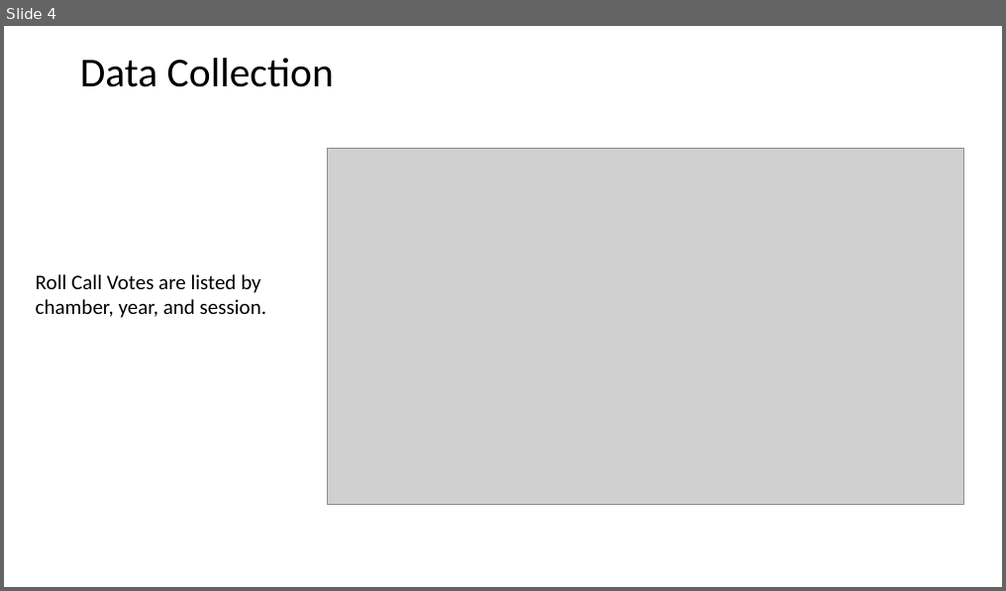
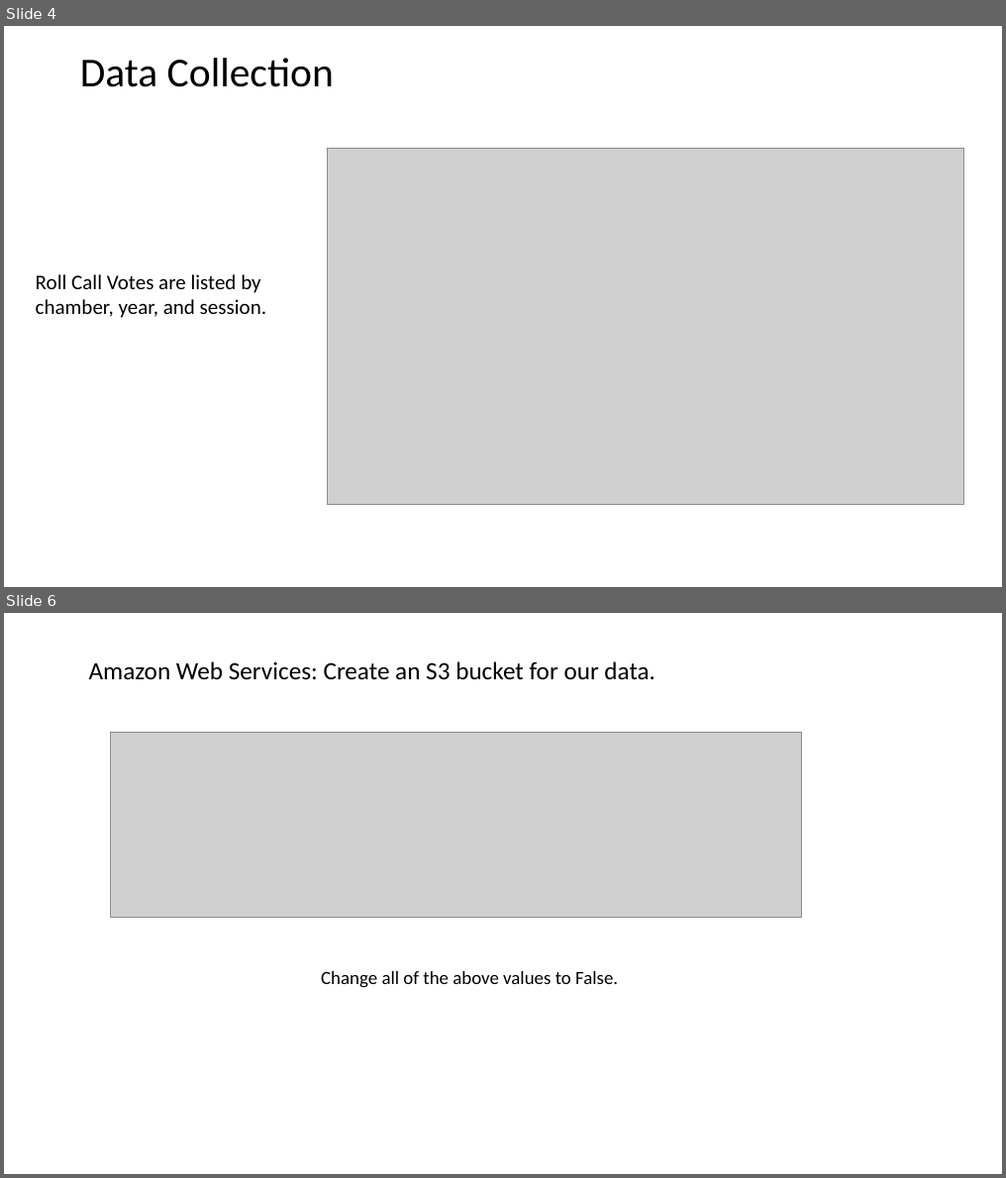
Before and after one commit to BruceZu/galvanize_capstone, a slide deck: Galvanize Capstone Process.pptx. Shown one above the other, each under a label of ours: slide 4 before the commit, slides 4 and 6 after it; the slides between them are not shown. The pictures are 1006x591 and 1006x1178 pixels, drawn with LibreOffice and Linux fonts; fonts in the diff are those of the drawing; grey boxes stand for pictures. Boxes give left, top, right and bottom in pixels: in the first picture for what was removed or moved away, otherwise in the second. Text is boxed around its words. In the diff, an @@ line names an element or a change of style, - is before the commit and + after.

```diff
--- a/Galvanize Capstone Process.pptx
+++ b/Galvanize Capstone Process.pptx
@@ slide 6 added at box(4, 613, 1002, 1174), background #FFFFFF @@
@@ text added at box(89, 662, 655, 680), 24 pt, text #000000 @@
+Amazon Web Services: Create an S3 bucket for our data.
@@ picture added at box(111, 732, 802, 918) @@
@@ text added at box(321, 971, 618, 988), 18 pt, text #000000 @@
+Change all of the above values to False.
```
Also in this commit, not shown: 3 other slides added, 21 other files.
